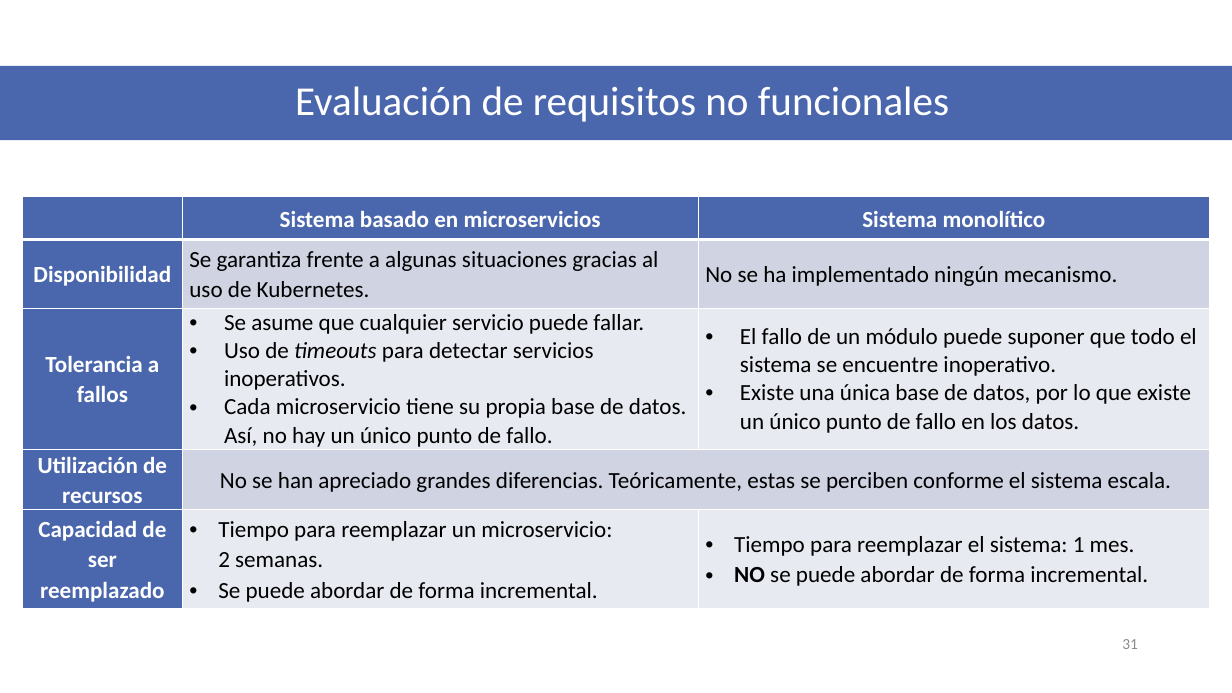
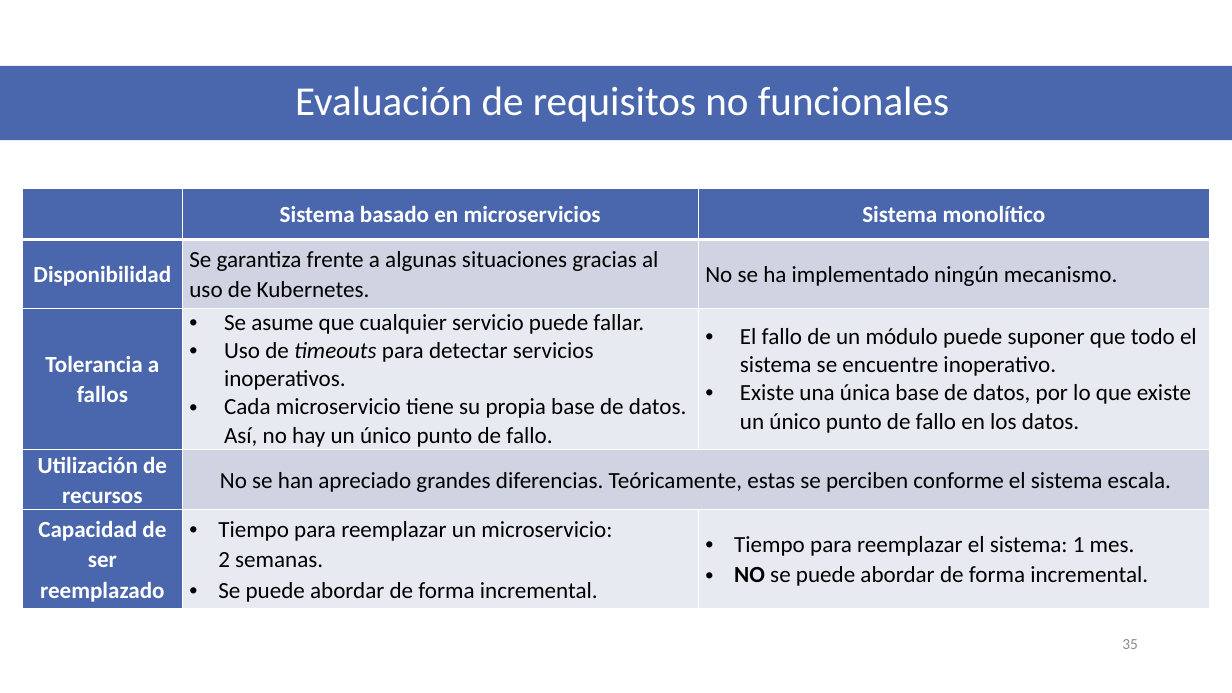
Before and after one commit to VictorIranzo/TFG_Microservices, a slide deck: slide 35 of Trabajo/Presentación/Desarrollo de software basado en microservicios.pptx (slide 31 before the commit). Drawn at 1232x693 pixels with LibreOffice and Linux fonts; fonts in the diff are those of the drawing. Boxes give left, top, right and bottom in pixels: in the first picture for what was removed or moved away, otherwise in the second. Text is boxed around its words. In the diff, an @@ line names an element or a change of style, - is before the commit and + after.

```diff
--- a/Trabajo/Presentación/Desarrollo de software basado en microservicios.pptx
+++ b/Trabajo/Presentación/Desarrollo de software basado en microservicios.pptx
@@ table: place and size @@
-table at (22, 197, 1209, 606)
+table at (22, 189, 1209, 606)
@@ page number at (1122, 639, 1138, 649): text changed @@
-31
+35
```
Also in this commit, not shown: 11 other slides changed, 5 slides added.
